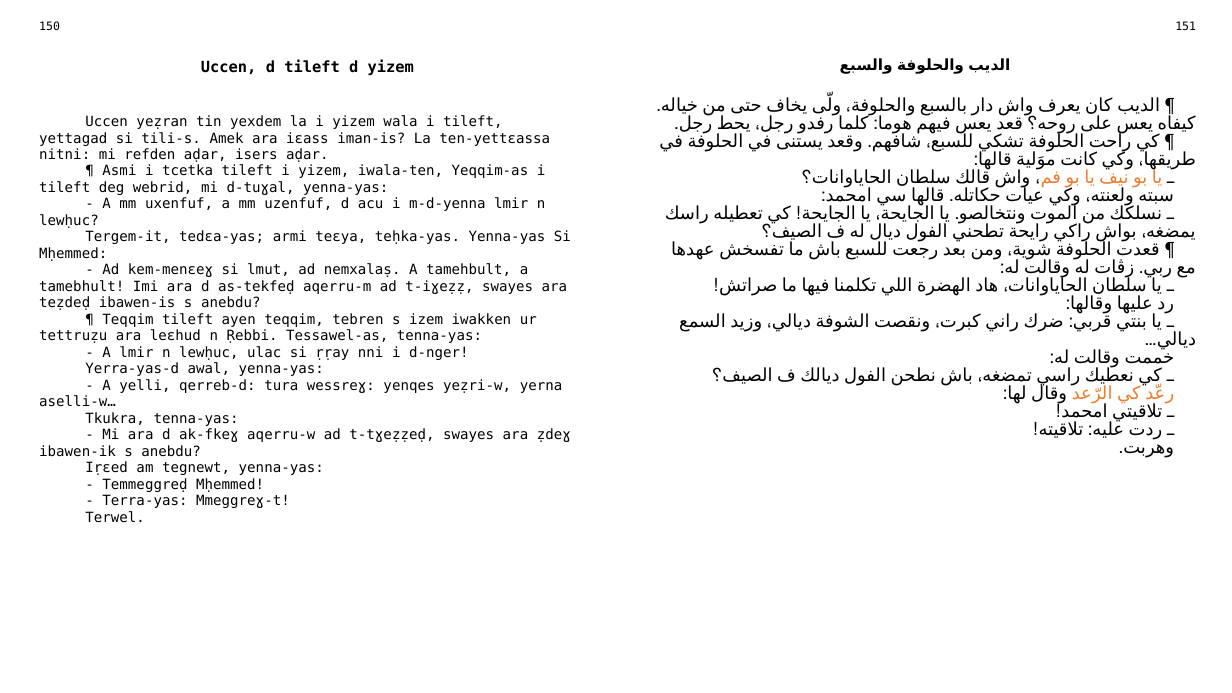
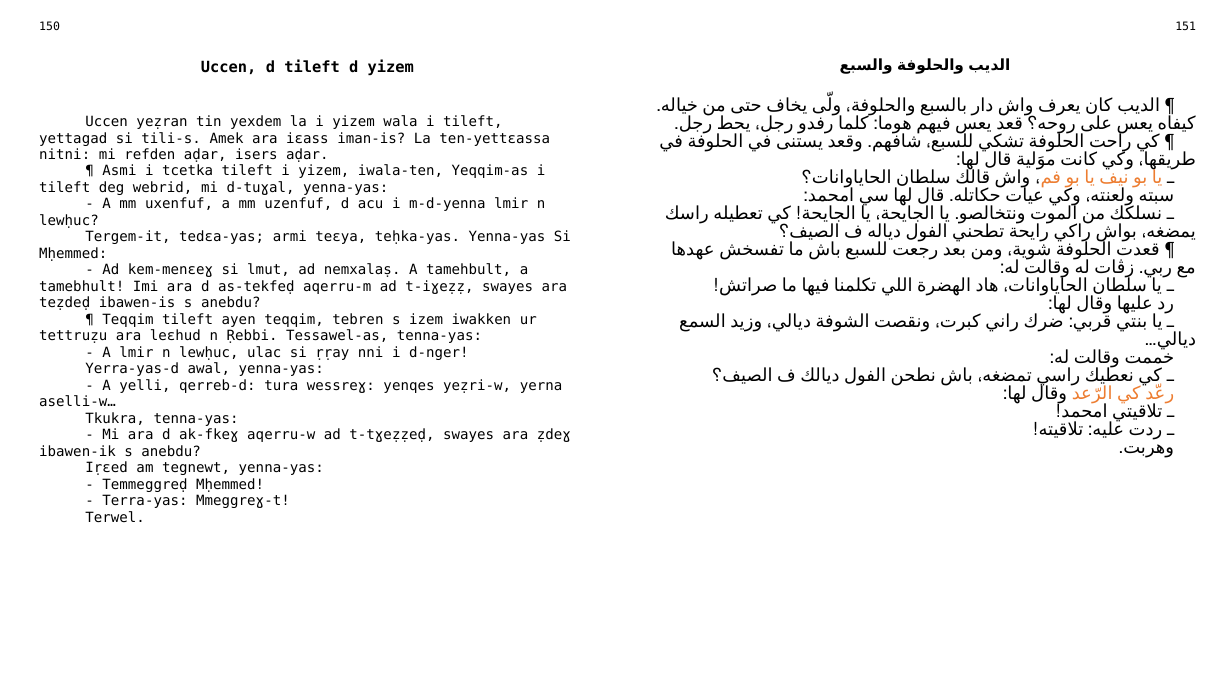
Before and after one commit to sferhah/tamacahut_n_wuccen, a slide deck: slide 71 of Uccen.ConsoleApp/uccen.arq.pptx. Drawn at 1232x693 pixels with LibreOffice and Linux fonts; fonts in the diff are those of the drawing. Boxes give left, top, right and bottom in pixels: in the first picture for what was removed or moved away, otherwise in the second. Text is boxed around its words. In the diff, an @@ line names an element or a change of style, - is before the commit and + after.

```diff
--- a/Uccen.ConsoleApp/uccen.arq.pptx
+++ b/Uccen.ConsoleApp/uccen.arq.pptx
@@ table at [30,15,1205,668] @@
-row 3, column 3: ¶ الديب كان يعرف واش دار بالسبع والحلوفة، ولّى يخاف حتى من خياله. كيفاه يعس على روحه؟ قعد يعس فيهم هوما: كلما رفدو رجل، يحط رجل. / ¶ كي راحت الحلوفة تشكي للسبع، شافهم. وقعد يستنى في الحلوفة في طريقها، وكي كانت موَلية قالها: / ـ يا بو نيف يا بو فم، واش قالك سلطان الحاياوانات؟ / سبته ولعنته، وكي عيات حكاتله. قالها سي امحمد: / ـ نسلكك من الموت ونتخالصو. يا الجايحة، يا الجايحة! كي تعطيله راسك يمضغه، بواش راكي رايحة تطحني الفول ديال له ف الصيف؟ / ¶ قعدت الحلوفة شوية، ومن بعد رجعت للسبع باش ما تفسخش عهدها مع ربي. زڨات له وقالت له: / ـ يا سلطان الحاياوانات، هاد الهضرة اللي تكلمنا فيها ما صراتش! / رد عليها وقالها: / ـ يا بنتي قربي: ضرك راني كبرت، ونقصت الشوفة ديالي، وزيد السمع ديالي… / خممت وقالت له: / ـ كي نعطيك راسي تمضغه، باش نطحن الفول ديالك ف الصيف؟ / رعّد كي الرّعد وقال لها: / ـ تلاقيتي امحمد! / ـ ردت عليه: تلاقيته! / وهربت.
+row 3, column 3: ¶ الديب كان يعرف واش دار بالسبع والحلوفة، ولّى يخاف حتى من خياله. كيفاه يعس على روحه؟ قعد يعس فيهم هوما: كلما رفدو رجل، يحط رجل. / ¶ كي راحت الحلوفة تشكي للسبع، شافهم. وقعد يستنى في الحلوفة في طريقها، وكي كانت موَلية قال لها: / ـ يا بو نيف يا بو فم، واش قالك سلطان الحاياوانات؟ / سبته ولعنته، وكي عيات حكاتله. قال لها سي امحمد: / ـ نسلكك من الموت ونتخالصو. يا الجايحة، يا الجايحة! كي تعطيله راسك يمضغه، بواش راكي رايحة تطحني الفول دياله ف الصيف؟ / ¶ قعدت الحلوفة شوية، ومن بعد رجعت للسبع باش ما تفسخش عهدها مع ربي. زڨات له وقالت له: / ـ يا سلطان الحاياوانات، هاد الهضرة اللي تكلمنا فيها ما صراتش! / رد عليها وقال لها: / ـ يا بنتي قربي: ضرك راني كبرت، ونقصت الشوفة ديالي، وزيد السمع ديالي… / خممت وقالت له: / ـ كي نعطيك راسي تمضغه، باش نطحن الفول ديالك ف الصيف؟ / رعّد كي الرّعد وقال لها: / ـ تلاقيتي امحمد! / ـ ردت عليه: تلاقيته! / وهربت.
```
Also in this commit, not shown: 13 other slides changed, 1 other file.
